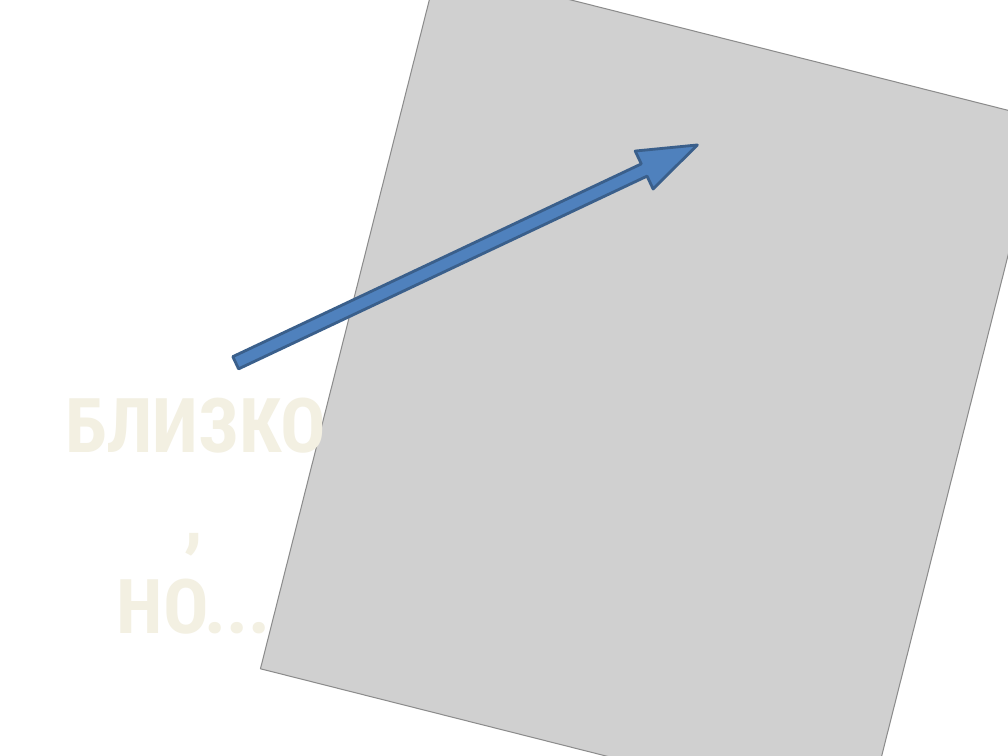
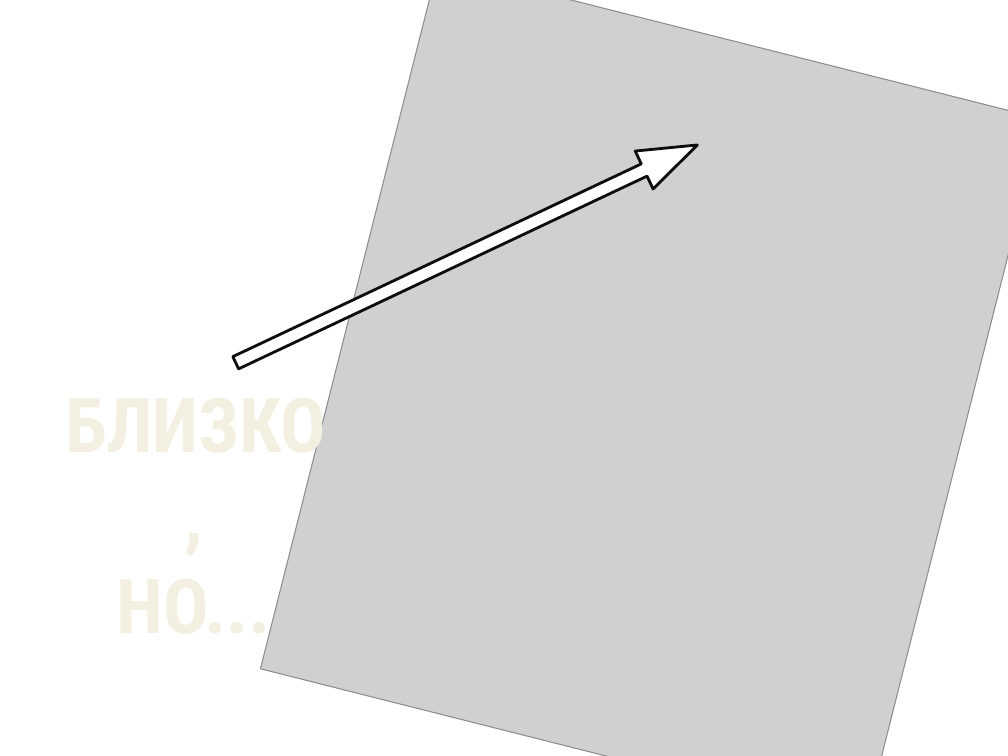
Before and after one commit to ModernSteward/ModernSteward, a slide deck: slide 4 of Presentation/Presentation new style.pptx. Drawn at 1008x756 pixels with LibreOffice and Linux fonts; fonts in the diff are those of the drawing; grey boxes stand for pictures. Boxes give left, top, right and bottom in pixels: in the first picture for what was removed or moved away, otherwise in the second. Text is boxed around its words. In the diff, an @@ line names an element or a change of style, - is before the commit and + after.

```diff
--- a/Presentation/Presentation new style.pptx
+++ b/Presentation/Presentation new style.pptx
@@ right arrow at bbox=[227, 126, 706, 382]: fill #4F81BD to #FFFFFF; outline #3A5F8C 2 pt to #0D0D0D 2 pt @@
```
Also in this commit, not shown: 3 other slides changed, 9 slides added, 4 slides removed, 6 other files.
